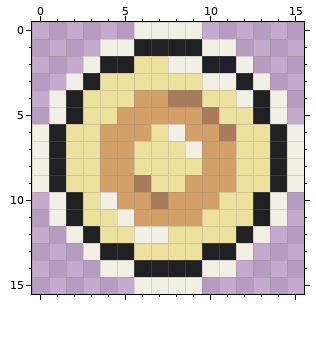
Pixel-art sprite, stored at assets/images/icons/coin.png. The first picture shows the starting point.
The file is 16x16 pixels.
Once edited:
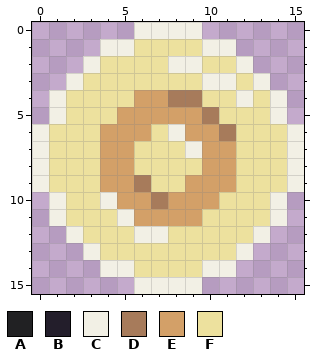
Palette (. is transparent): A #212123  B #231e2b  C #f2f0e5  D #a77b5b  E #d3a068  F #ede19e
Change:
@@ x 0..15 @@
  0 ......CCCC......
- 1 ....CCAAAACC....
- 2 ...CAAFFCCABC...
- 3 ..CAFFFFFFCCAC..
- 4 .CAFFFEEDDFFCAC.
- 5 .CAFFEEEEEDFFAC.
- 6 CAFFEEEFCEEDFFAC
- 7 CAFFEEFFFCEEFFAC
- 8 CAFFEEFFFFEEFFAC
- 9 CAFFEEDFFEEEFFAC
-10 .CAFCEEDEEEFFAC.
-11 .CAFFCEEEEFFFAC.
-12 ..CAFFCCFFFFAC..
-13 ...CAAFFFFAAC...
-14 ....CCAAAACC....
+ 1 ....CCFFFFCC....
+ 2 ...CFFFFCCFFC...
+ 3 ..CFFFFFFFCCFC..
+ 4 .CFFFFEEDDFFCFC.
+ 5 .CFFFEEEEEDFFFC.
+ 6 CFFFEEEFCEEDFFFC
+ 7 CFFFEEFFFCEEFFFC
+ 8 CFFFEEFFFFEEFFFC
+ 9 CFFFEEDFFEEEFFFC
+10 .CFFCEEDEEEFFFC.
+11 .CFFFCEEEEFFFFC.
+12 ..CFFFCCFFFFFC..
+13 ...CFFFFFFFFC...
+14 ....CCFFFFCC....
 15 ......CCCC......
